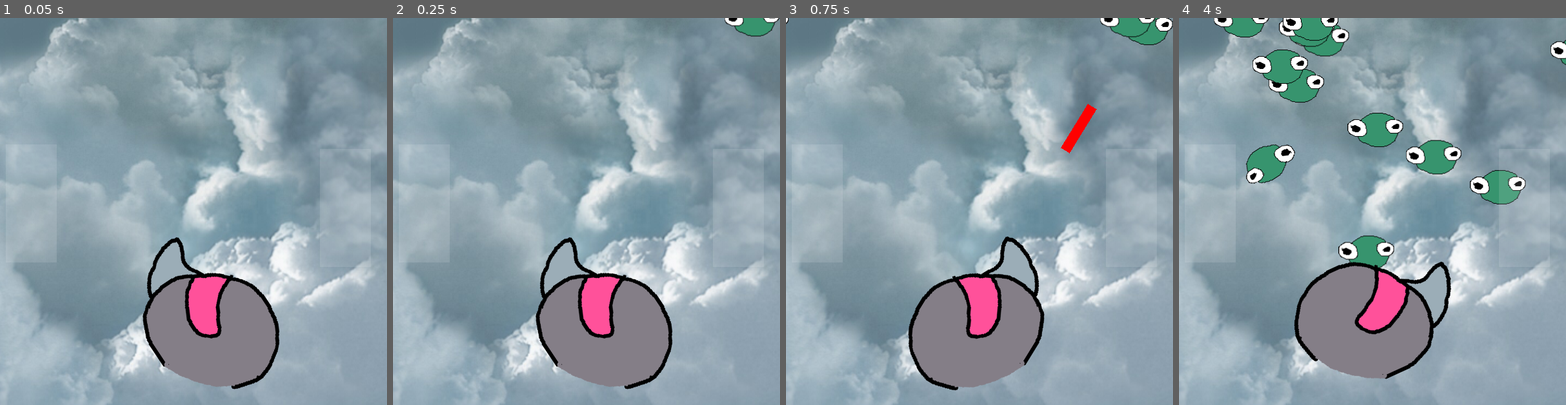
Above: before the commit, frames 1-4 (left to right).
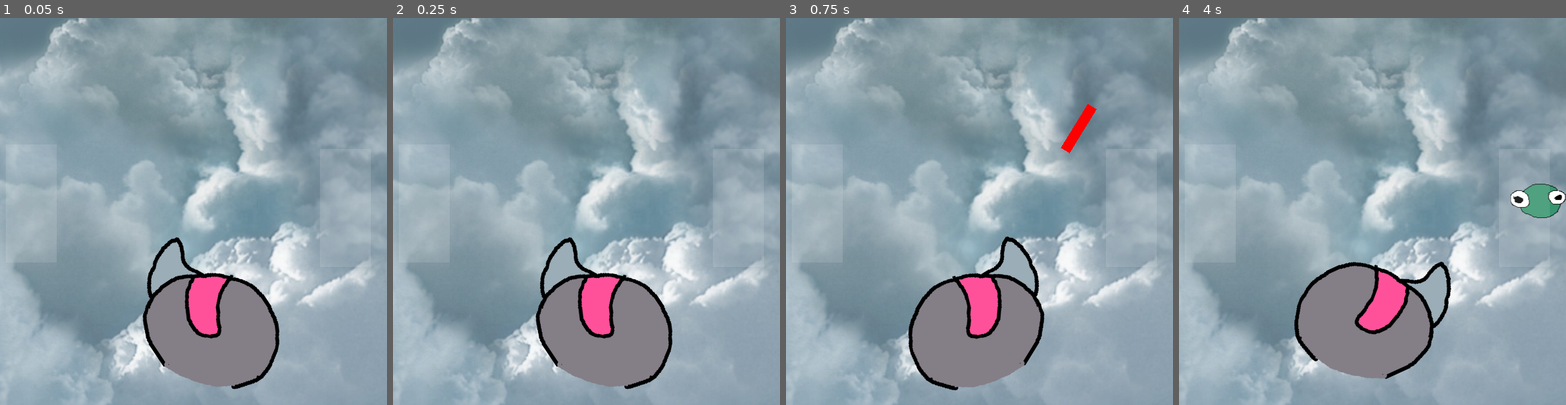
Above: after the commit, the same moments.

Repository: drakonicguy/cybergoose
Game: Godot game, scene res://scenes/Main.tscn
Two runs of this game, one before a commit and one after it. Both use one fixed random seed, a clock stepped at 60 frames per second and the inputs below.
Inputs (mouse positions are in pixels of both pictures, inside the frame that each line leads up to):
- Up to frame 1 (0.05 s): no input
- Up to frame 2 (0.25 s): no input
- Up to frame 3 (0.75 s): move the mouse to (1064, 192) at 0.52 s; hold Right (move_right) from 0.53 s (still down); click (1064, 192) at 0.6 s
- Up to frame 4 (4 s): move the mouse to (1295, 230) at 1.27 s; release Right (move_right) at 1.28 s; hold Left (move_left) 1.28-2.03 s; click (1295, 230) at 1.35 s; move the mouse to (1411, 126) at 2.02 s; hold Right (move_right) 2.03-3.53 s; click (1411, 126) at 2.1 s; move the mouse to (1353, 288) at 2.77 s; click (1353, 288) at 2.85 s; move the mouse to (1488, 269) at 3.52 s; hold Left (move_left) from 3.53 s (still down); click (1488, 269) at 3.6 s

Frame 1 is identical in both runs. In frame 2, 0.5% of the frame differs, in the area x 85-100%, y 0-5%; in frame 3, 0.9%; in frame 4, 9.0%, in the area x 9-100%, y 0-65%.

Commit message:
Add files via upload

Diff:
--- a/scenes/Enemy.tscn
+++ b/scenes/Enemy.tscn
@@ -11,6 +11,8 @@
 "enemies",
 ]]
 collision_layer = 2
+contacts_reported = 1
+contact_monitor = true
 script = ExtResource( 2 )
 
 [node name="enemy placeholder" type="Sprite" parent="."]
@@ -20,3 +22,5 @@
 position = Vector2( 1.38898, -0.396851 )
 rotation = 1.53345
 shape = SubResource( 1 )
+
+[connection signal="body_entered" from="." to="." method="_on_Laser_Touched"]
--- a/scenes/Main.tscn
+++ b/scenes/Main.tscn
@@ -6,11 +6,19 @@
 [ext_resource path="res://assets/testblahblah.jpg" type="Texture" id=4]
 [ext_resource path="res://scripts/Main.gd" type="Script" id=5]
 [ext_resource path="res://scenes/Enemy.tscn" type="PackedScene" id=6]
+[ext_resource path="res://assets/fff-forward.regular.ttf" type="DynamicFontData" id=7]
+
+[sub_resource type="DynamicFont" id=2]
+size = 70
+font_data = ExtResource( 7 )
 
 [sub_resource type="Curve2D" id=1]
 _data = {
 "points": PoolVector2Array( 0, 0, 0, 0, -120, 0, 0, 0, 0, 0, 720, 0 )
 }
+
+[sub_resource type="RectangleShape2D" id=3]
+extents = Vector2( 540, 60 )
 
 [node name="Main" type="Node2D"]
 script = ExtResource( 5 )
@@ -40,12 +48,31 @@
 
 [node name="CanvasLayer" type="CanvasLayer" parent="."]
 
+[node name="Label" type="Label" parent="CanvasLayer"]
+visible = false
+anchor_left = 0.5
+anchor_top = 0.5
+anchor_right = 0.5
+anchor_bottom = 0.5
+margin_left = -96.5
+margin_top = -48.5
+margin_right = 96.5
+margin_bottom = 48.5
+custom_fonts/font = SubResource( 2 )
+text = "FAIL"
+__meta__ = {
+"_edit_use_anchors_": false
+}
+
 [node name="ScrollLeft" type="ColorRect" parent="CanvasLayer"]
 margin_left = 9.0
 margin_top = 196.0
 margin_right = 88.0
 margin_bottom = 379.0
 color = Color( 1, 1, 1, 0.117647 )
+__meta__ = {
+"_edit_use_anchors_": false
+}
 
 [node name="ScrollRight" type="ColorRect" parent="CanvasLayer"]
 margin_left = 496.216
@@ -70,11 +97,18 @@
 position = Vector2( -120, 0 )
 
 [node name="EnemyTimer" type="Timer" parent="."]
-wait_time = 0.228
+wait_time = 1.5
 autostart = true
+
+[node name="DespawnArea" type="Area2D" parent="."]
+
+[node name="CollisionShape2D" type="CollisionShape2D" parent="DespawnArea"]
+position = Vector2( 300, 660 )
+shape = SubResource( 3 )
 
 [connection signal="mouse_entered" from="CanvasLayer/ScrollLeft" to="Camera2D" method="_on_ScrollLeft"]
 [connection signal="mouse_exited" from="CanvasLayer/ScrollLeft" to="Camera2D" method="_on_ScrollLeftStop"]
 [connection signal="mouse_entered" from="CanvasLayer/ScrollRight" to="Camera2D" method="_on_ScrollRight"]
 [connection signal="mouse_exited" from="CanvasLayer/ScrollRight" to="Camera2D" method="_on_ScrollRightStop"]
 [connection signal="timeout" from="EnemyTimer" to="." method="_on_EnemyTimer_timeout"]
+[connection signal="body_entered" from="DespawnArea" to="." method="_on_Enemy_ReachedBottom"]
--- a/scripts/Camera2D.gd
+++ b/scripts/Camera2D.gd
@@ -3,7 +3,7 @@
 var scroll = "none"
 export var scrollspeed = 5
 
-func _process(delta):
+func _process(_delta):
 	if scroll == "left":
 		self.position.x-=scrollspeed
 	elif scroll == "right":
--- a/scripts/Enemy.gd
+++ b/scripts/Enemy.gd
@@ -1,10 +1,24 @@
 extends RigidBody2D
 
-signal ReachedBottom
+#signal ReachedBottom
 export var EnemySpeed = 1
+var dead = false
 
-func _process(delta):
+func _process(_delta):
 	self.position.y+=EnemySpeed
-	if self.position.y >= 600:
-		emit_signal("ReachedBottom")
+	if self.position.y >= 600 and dead == false:
+#		emit_signal("ReachedBottom")
 		queue_free()
+
+
+
+func _on_Laser_Touched(_body):
+	dead = true
+	var animationtimer = 0
+	var opacity = 1
+	while animationtimer < 11:
+		self.modulate = Color( 1, 1, 1, opacity)
+		opacity-= 0.1
+		animationtimer+=1
+		yield(get_tree().create_timer(get_process_delta_time()), "timeout")
+	queue_free()
--- a/scripts/Head.gd
+++ b/scripts/Head.gd
@@ -11,7 +11,7 @@
 
 #global_rotation_degrees << if we need to retrieve rotation degrees use this
 
-func _process(delta):
+func _process(_delta):
 
 	look_at(get_global_mouse_position())
 	if get_global_mouse_position().x < position.x:
--- a/scripts/Main.gd
+++ b/scripts/Main.gd
@@ -1,8 +1,6 @@
 extends Node2D
 
 export (PackedScene) var enemy_scene
-
-
 
 func _on_EnemyTimer_timeout():
 	var enemy_spawn_location = $EnemyPath/EnemySpawn
@@ -12,3 +10,9 @@
 	add_child(enemy)
 
 	enemy.position = enemy_spawn_location.position
+
+
+func _on_Enemy_ReachedBottom(body):
+	$CanvasLayer/Label.show()
+	yield(get_tree().create_timer(0.5), "timeout")
+	$CanvasLayer/Label.hide()
Binary file added: assets/fff-forward.regular.ttf
Not shown: 1 places in scenes/Main.tscn that only renumber resources
